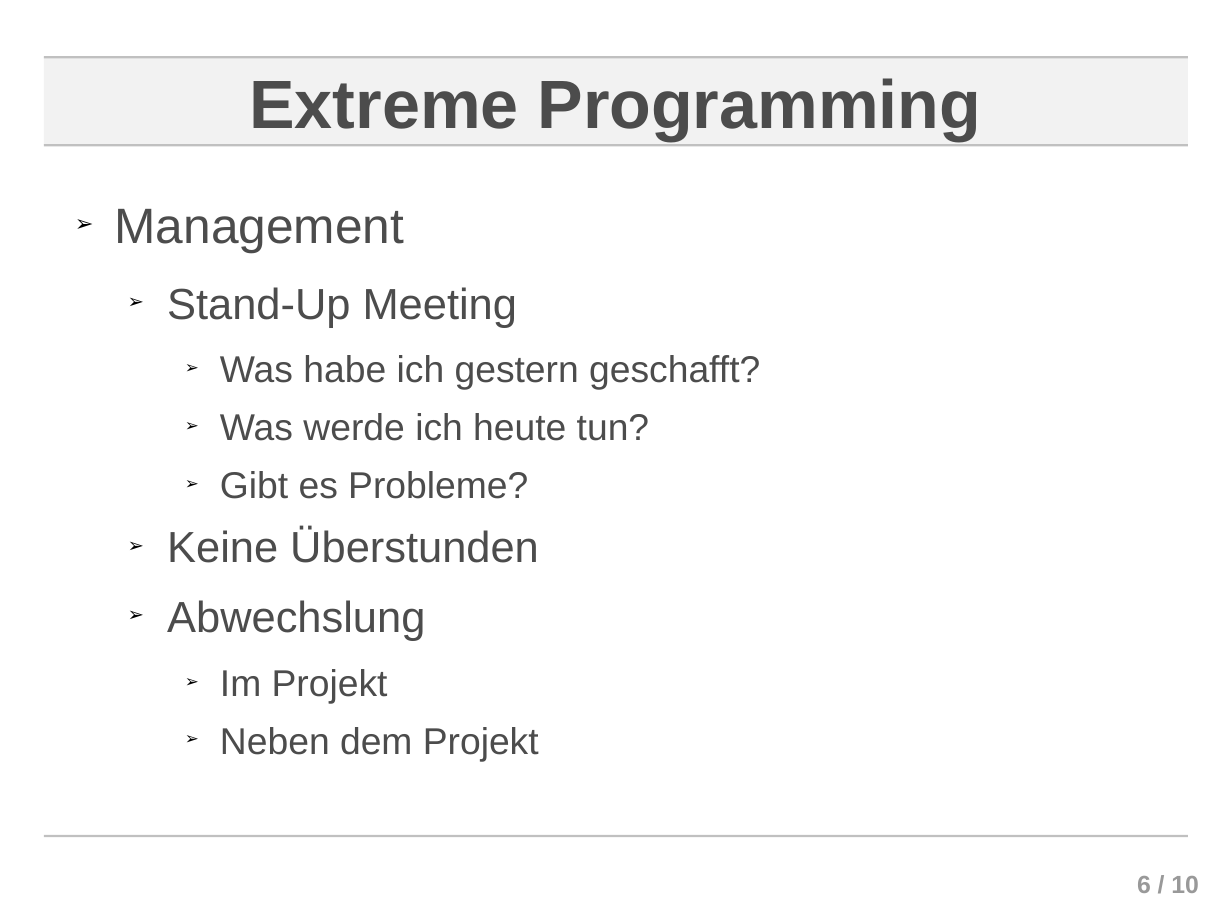
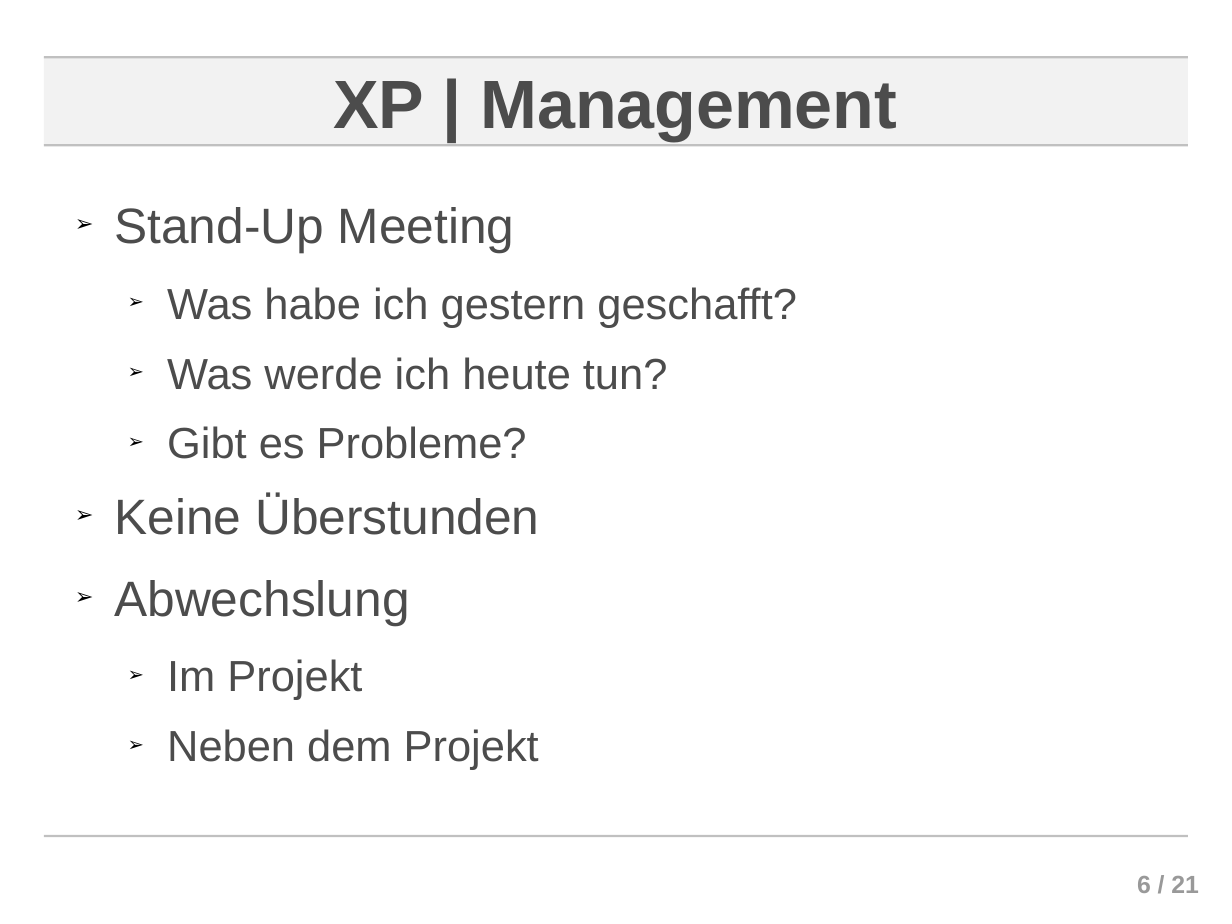
Before and after one commit to ChornHulio/sweSeminar, a slide deck: slide 6 of presentation/Agile Softwareentwicklung.odp. Drawn at 1232x924 pixels with LibreOffice and Linux fonts; fonts in the diff are those of the drawing; background and template pictures are left out. Boxes give left, top, right and bottom in pixels: in the first picture for what was removed or moved away, otherwise in the second. Text is boxed around its words. In the diff, an @@ line names an element or a change of style, - is before the commit and + after.

```diff
--- a/presentation/Agile Softwareentwicklung.odp
+++ b/presentation/Agile Softwareentwicklung.odp
@@ title at (x1=333, y1=81, x2=897, y2=140): text changed @@
-Extreme Programming
+XP | Management
@@ text "Stand-Up Meeting" at (x1=114, y1=207, x2=797, y2=770): size 28 to 32 pt in "Stand-Up Meeting", "Keine Überstunden", "Abwechslung"; size 24 to 28 pt in "Was habe ich gestern geschafft?", "Was werde ich heute tun?", "Gibt es Probleme?", "Im Projekt" and 1 more places; list level 2 to 1 in "Stand-Up Meeting"; list level 3 to 2 in "Was habe ich gestern geschafft?"; list level 3 to 2 in "Was werde ich heute tun?"; list level 3 to 2 in "Gibt es Probleme?"; list level 2 to 1 in "Keine Überstunden"; list level 2 to 1 in "Abwechslung"; list level 3 to 2 in "Im Projekt"; list level 3 to 2 in "Neben dem Projekt" @@
@@ text at (x1=114, y1=209, x2=404, y2=253): paragraph removed @@
-➢ Management
@@ page number at (x1=1137, y1=876, x2=1199, y2=893): text changed @@
-6 / 10
+6 / 21
```
Also in this commit, not shown: 3 other slides changed, 12 slides added, 1 slide removed, 4 other files.
